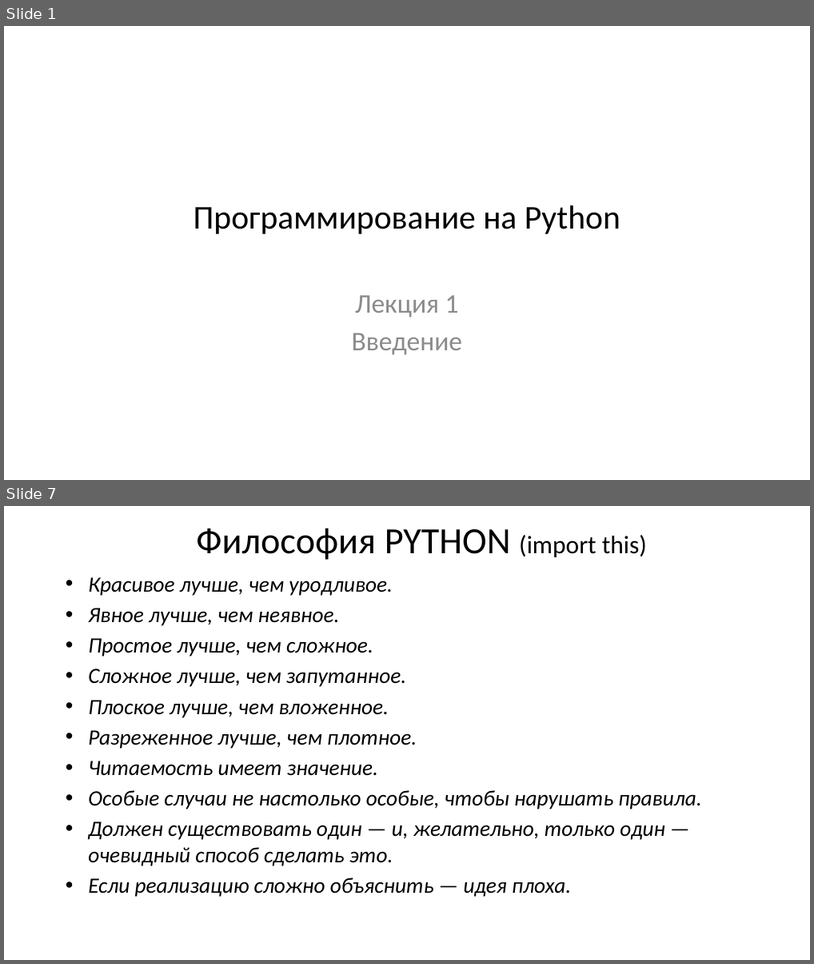
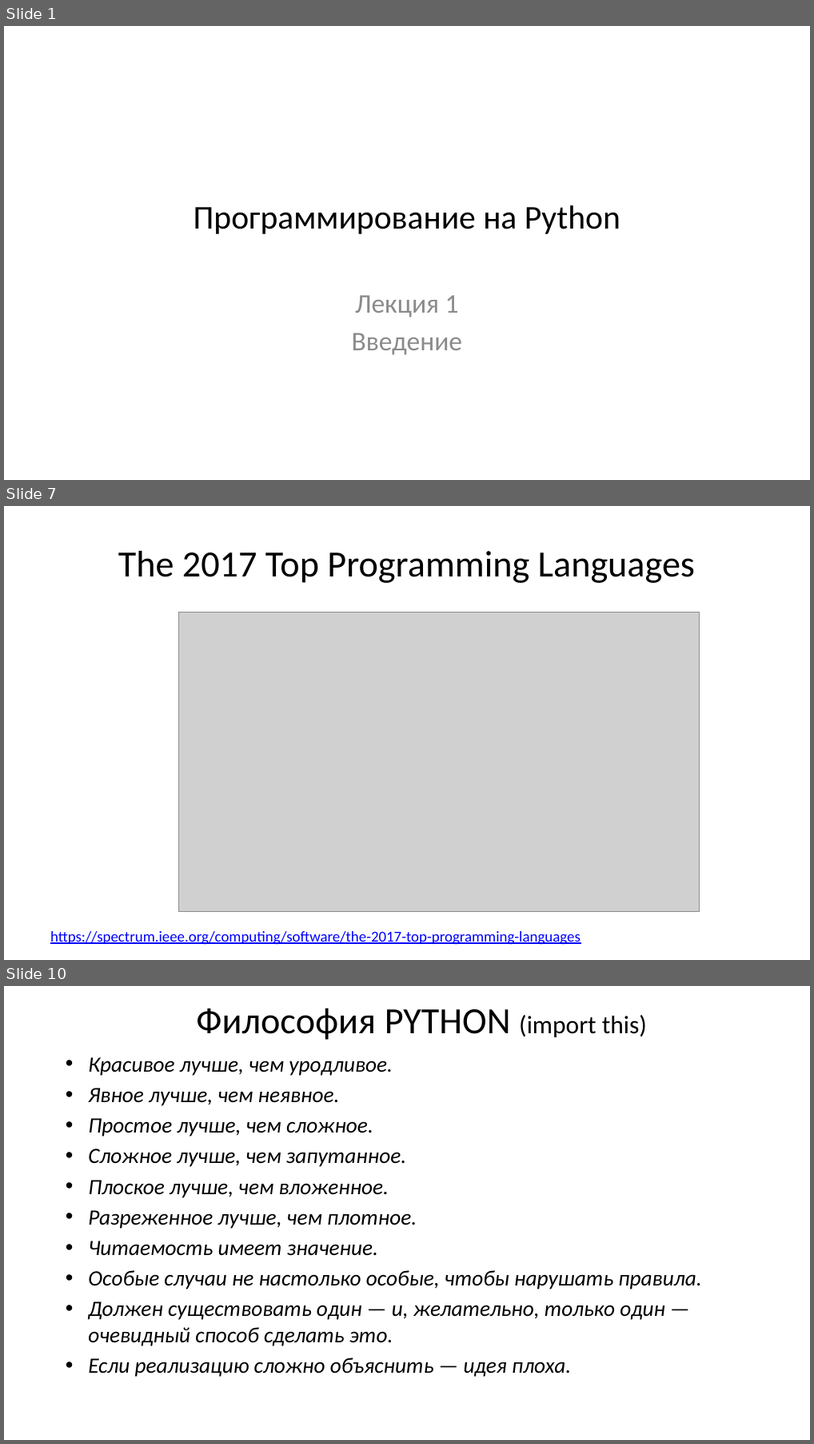
Before and after one commit to maxchv/LearnPython, a slide deck: webminar.pptx. Shown one above the other, each under a label of ours: slides 1 and 7 before the commit, slides 1, 7 and 10 after it; the slides between them are not shown. The pictures are 814x964 and 814x1444 pixels, drawn with LibreOffice and Linux fonts; fonts in the diff are those of the drawing; grey boxes stand for pictures; background and template pictures are left out. Boxes give left, top, right and bottom in pixels: in the first picture for what was removed or moved away, otherwise in the second. Text is boxed around its words. In the diff, an @@ line names an element or a change of style, - is before the commit and + after.

```diff
--- a/webminar.pptx
+++ b/webminar.pptx
@@ slide 7 added at (4,506,810,960), background #FFFFFF @@
@@ title added at (118,551,695,583), 44 pt, text #000000 @@
+The 2017 Top Programming Languages
@@ picture added at (179,612,700,912) @@
@@ text added at (50,931,581,944), 18 pt, text #0000FF, underline @@
+https://spectrum.ieee.org/computing/software/the-2017-top-programming-languages
@@ what was slide 7 is now slide 10 @@
```
Also in this commit, not shown: 13 slides changed, 3 other slides added, 12 slides removed.
